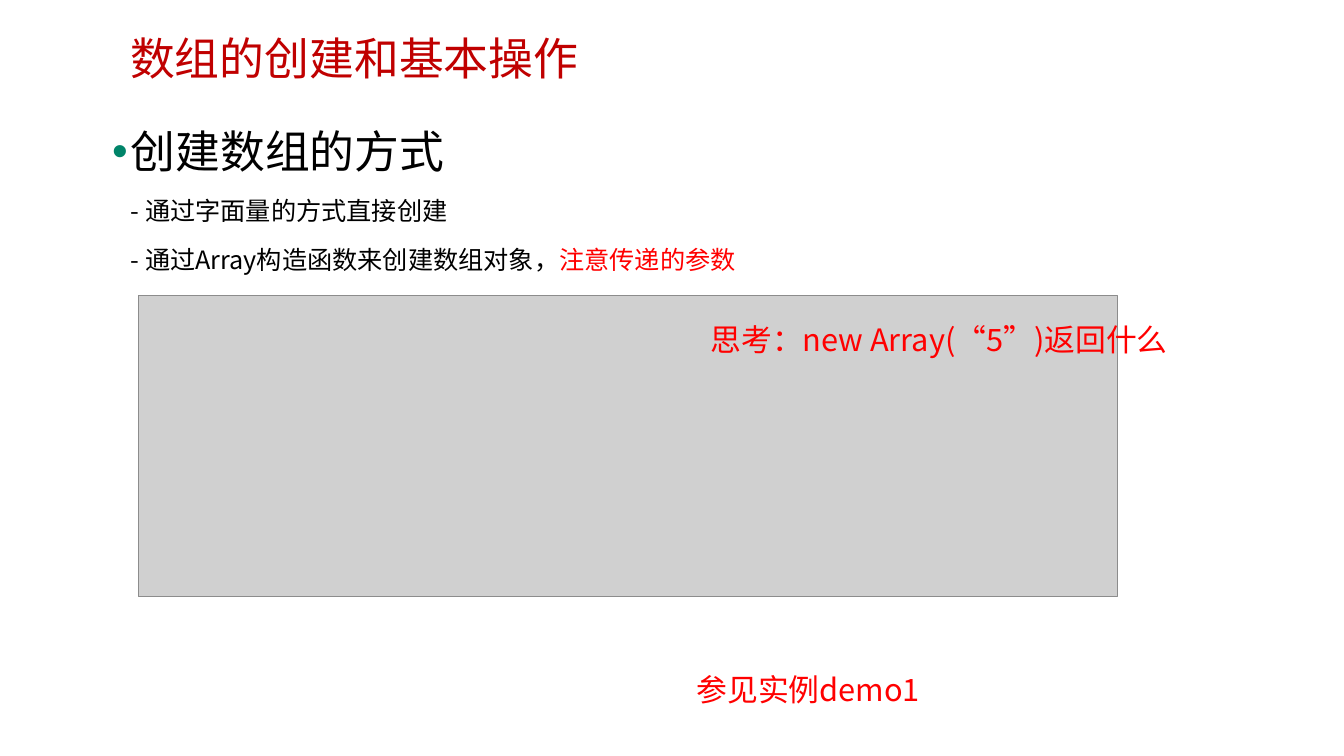
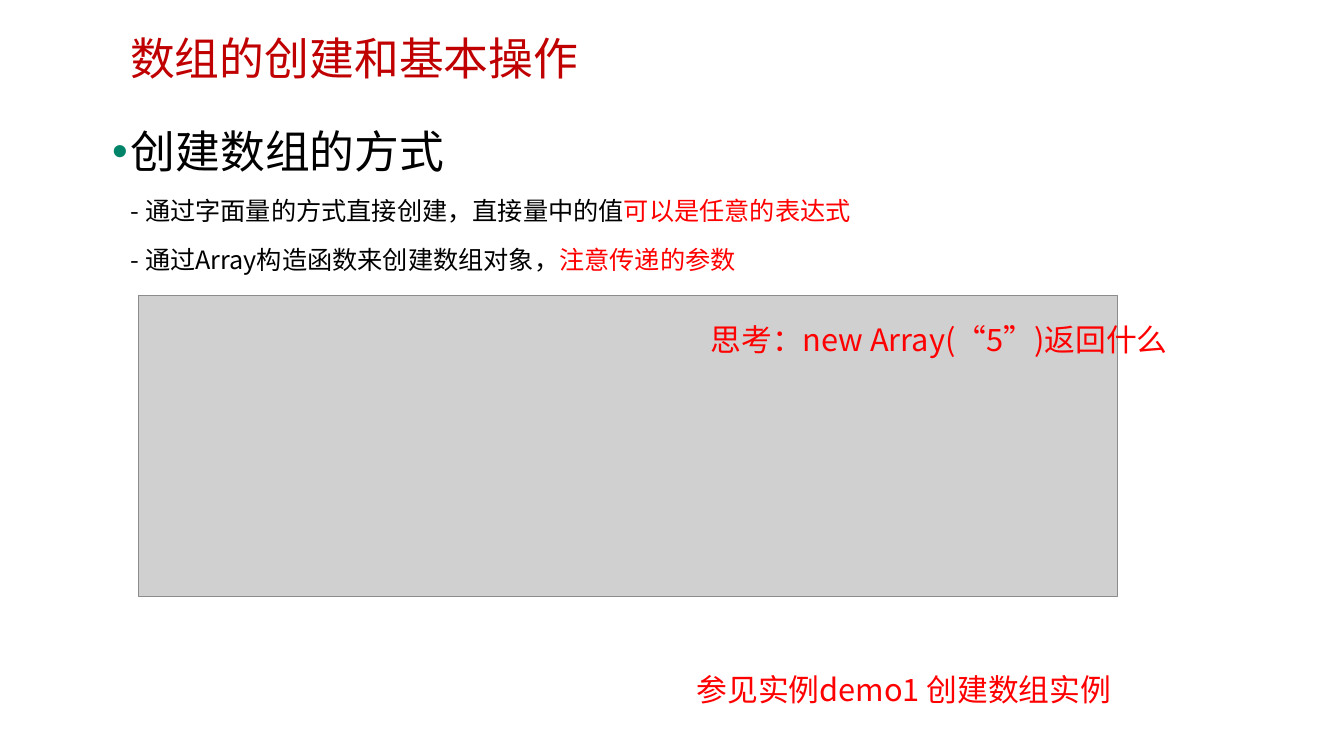
Before and after one commit to edu2act/course-javascript-advanced, a slide deck: slide 4 of 课程PPT/09.JavaScript标准内置对象-构造器（Array、Date、Error等）.pptx (slide 5 before the commit). Drawn at 1344x756 pixels with LibreOffice and Linux fonts; fonts in the diff are those of the drawing; grey boxes stand for pictures; background and template pictures are left out. Boxes give left, top, right and bottom in pixels: in the first picture for what was removed or moved away, otherwise in the second. Text is boxed around its words. In the diff, an @@ line names an element or a change of style, - is before the commit and + after.

```diff
--- a/课程PPT/09.JavaScript标准内置对象-构造器（Array、Date、Error等）.pptx
+++ b/课程PPT/09.JavaScript标准内置对象-构造器（Array、Date、Error等）.pptx
@@ text at <box>131,130,851,275</box>: text changed @@
-• 创建数组的方式
-  - 通过字面量的方式直接创建
-  - 通过Array构造函数来创建数组对象，注意传递的参数
+• 创建数组的方式
+  - 通过字面量的方式直接创建，直接量中的值可以是任意的表达式
+  - 通过Array构造函数来创建数组对象，注意传递的参数
@@ text at <box>697,675,1111,704</box>: text changed @@
-参见实例demo1
+参见实例demo1 创建数组实例
```
Also in this commit, not shown: 5 other slides changed, 1 slide added, 18 other files.
